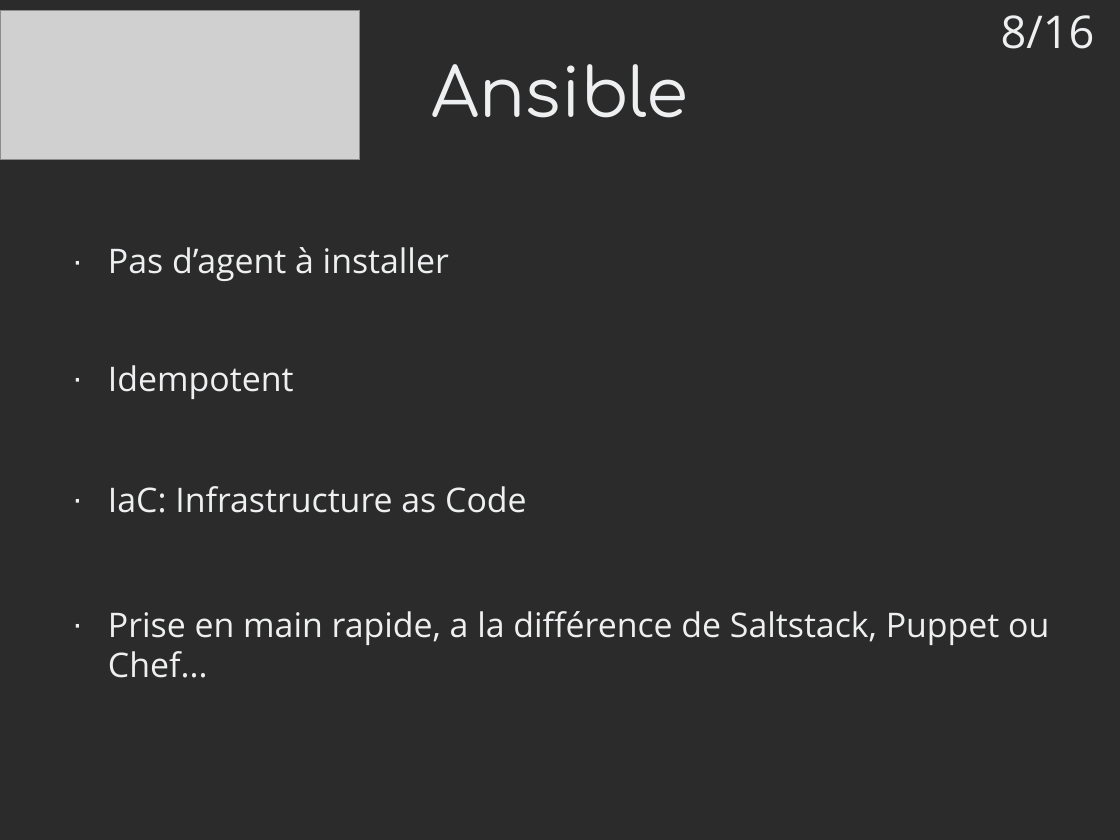
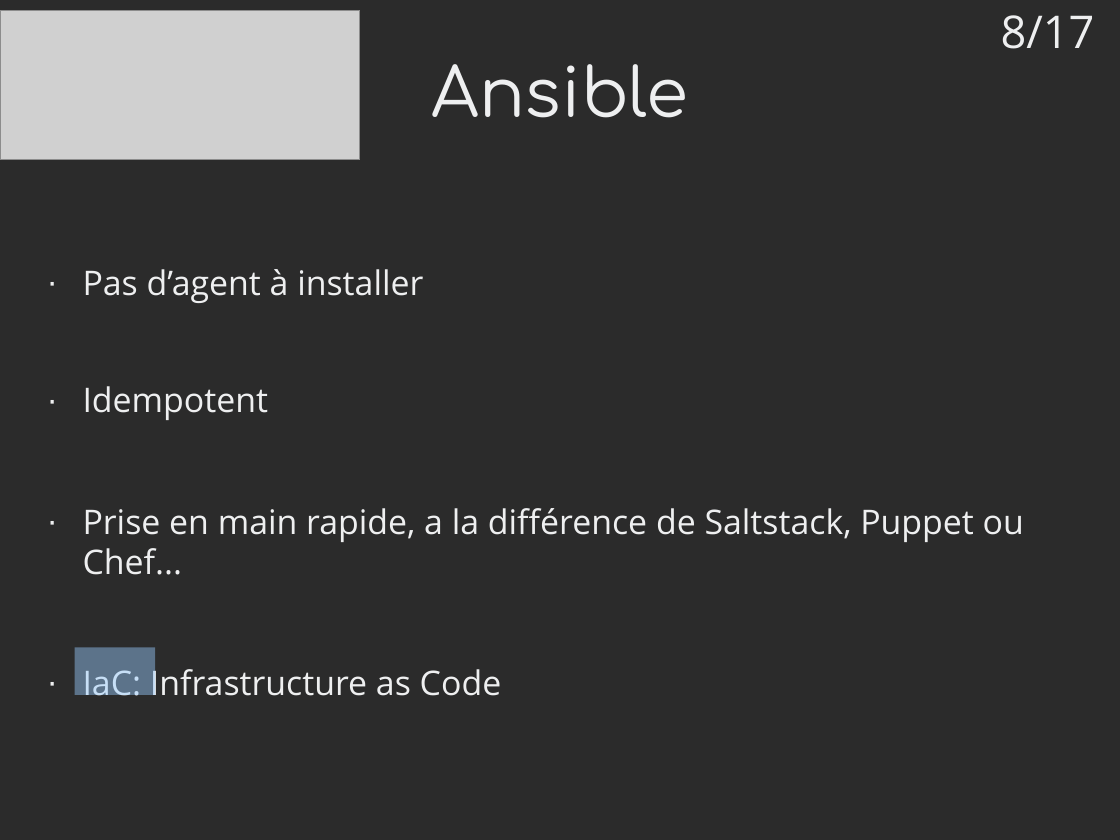
Before and after one commit to mrwormo/rapport_de_stage, a slide deck: slide 8 of files/prez.odp. Drawn at 1120x840 pixels with LibreOffice and Linux fonts; fonts in the diff are those of the drawing; grey boxes stand for pictures; background and template pictures are left out; a plain dark background stands for a picture behind light text. Boxes give left, top, right and bottom in pixels: in the first picture for what was removed or moved away, otherwise in the second. Text is boxed around its words. In the diff, an @@ line names an element or a change of style, - is before the commit and + after.

```diff
--- a/files/prez.odp
+++ b/files/prez.odp
@@ text at <box>1001,15,1095,49</box>: text changed @@
-8/16
+8/17
@@ text "Pas d’agent à installer": place and size @@
-text "Pas d’agent à installer" at <box>108,247,1049,678</box>
+text "Pas d’agent à installer" at <box>83,269,1024,704</box>
@@ text at <box>83,508,1024,575</box>: paragraph added @@
+· Prise en main rapide, a la différence de Saltstack, Puppet ou Chef...
@@ text at <box>108,611,1049,678</box>: paragraph removed @@
-· Prise en main rapide, a la différence de Saltstack, Puppet ou Chef...
@@ rectangle added at <box>75,647,155,695</box>, fill #99CCFF at 45% opacity @@
```
Also in this commit, not shown: 13 other slides changed, 2 slides added, 3 slides removed, 2 other files.
